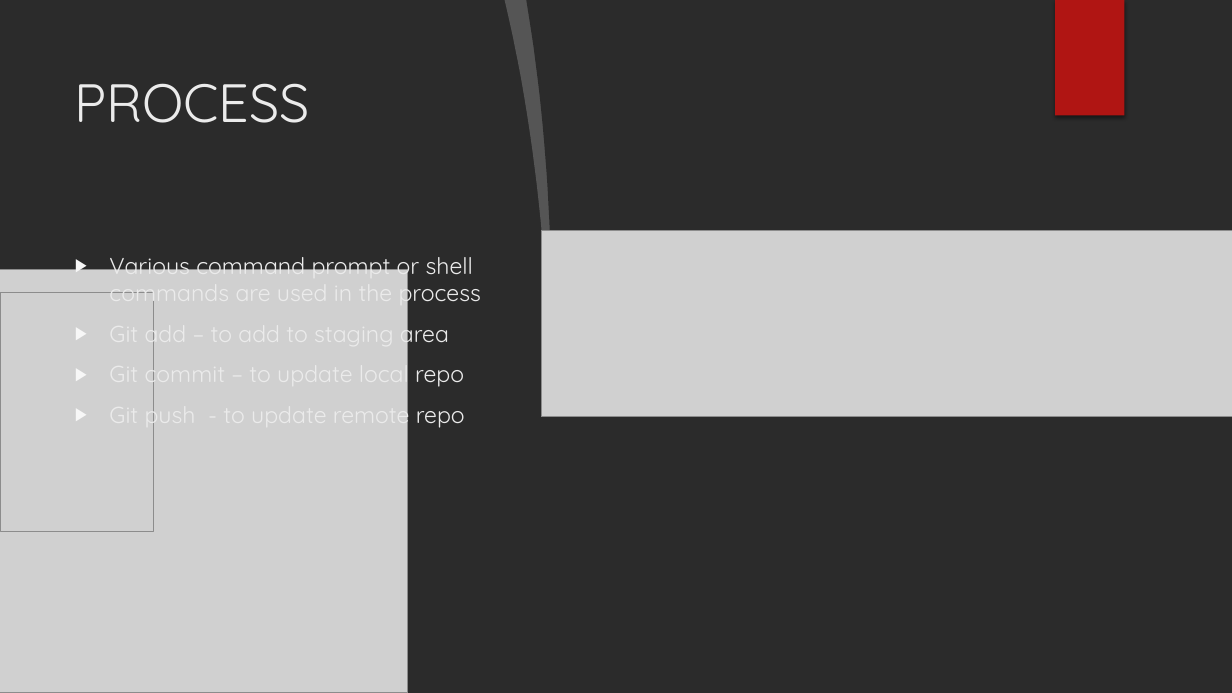
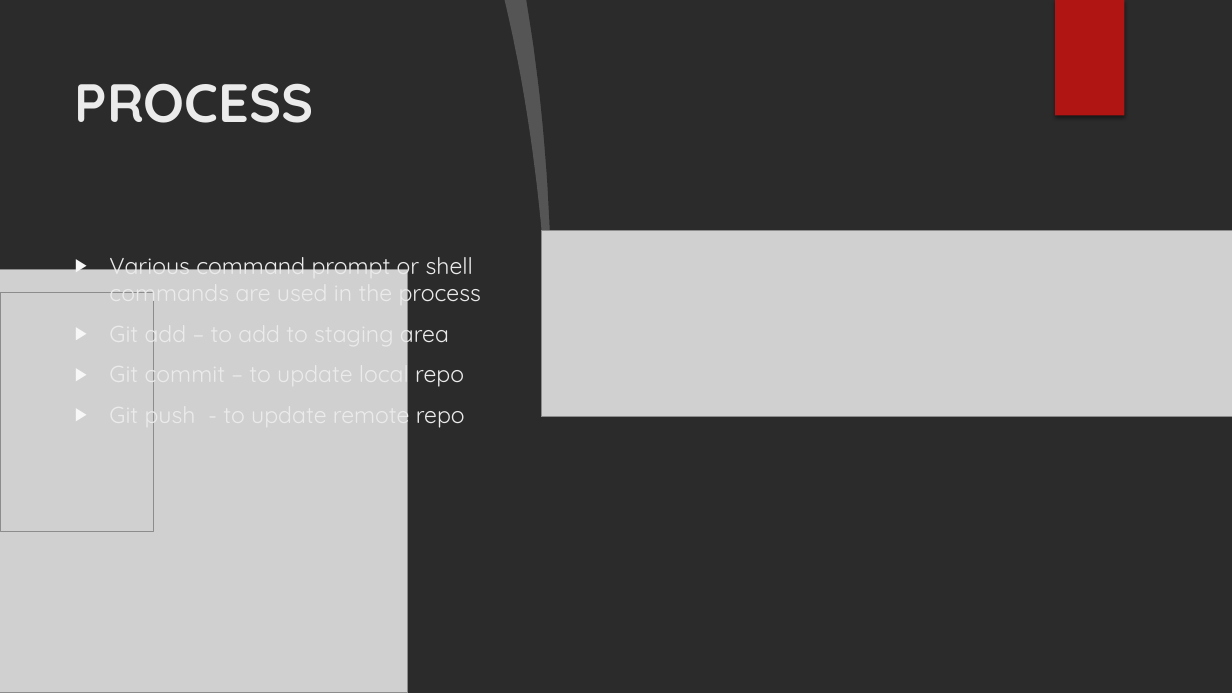
Before and after one commit to vmmunoz4/CS319-FinalProject, a slide deck: slide 13 of Git_Presentation.pptx (slide 10 before the commit). Drawn at 1232x693 pixels with LibreOffice and Linux fonts; fonts in the diff are those of the drawing; grey boxes stand for pictures; background and template pictures are left out; a plain dark background stands for a picture behind light text. Boxes give left, top, right and bottom in pixels: in the first picture for what was removed or moved away, otherwise in the second. Text is boxed around its words. In the diff, an @@ line names an element or a change of style, - is before the commit and + after.

Commit message:
added slides on branching.  Corrected format and did spell check

```diff
--- a/Git_Presentation.pptx
+++ b/Git_Presentation.pptx
@@ title "PROCESS" at (x1=75, y1=83, x2=314, y2=123): bold on @@
```
Also in this commit, not shown: 8 other slides changed, 3 slides added, 2 other files.
